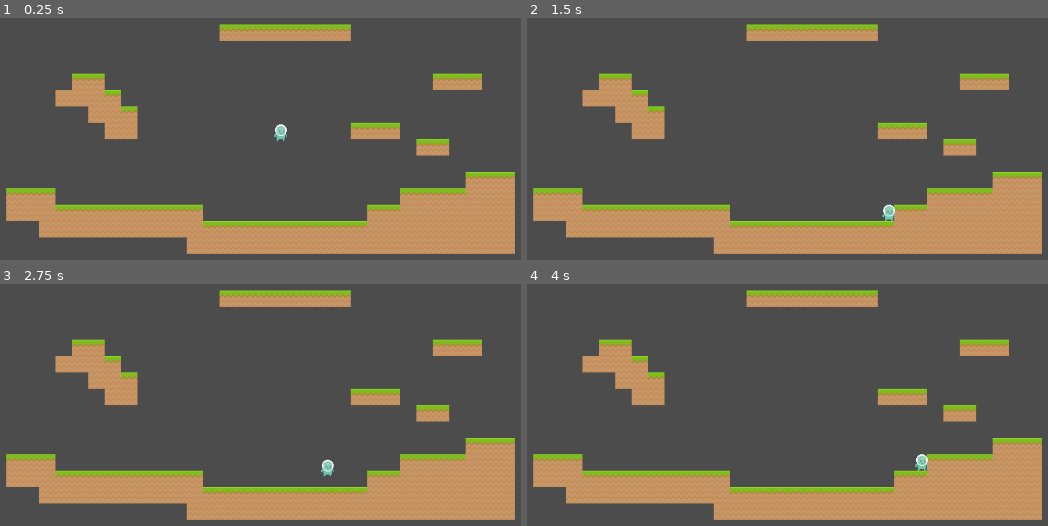
Above: before the commit, frames 1-4 (two rows, left to right).
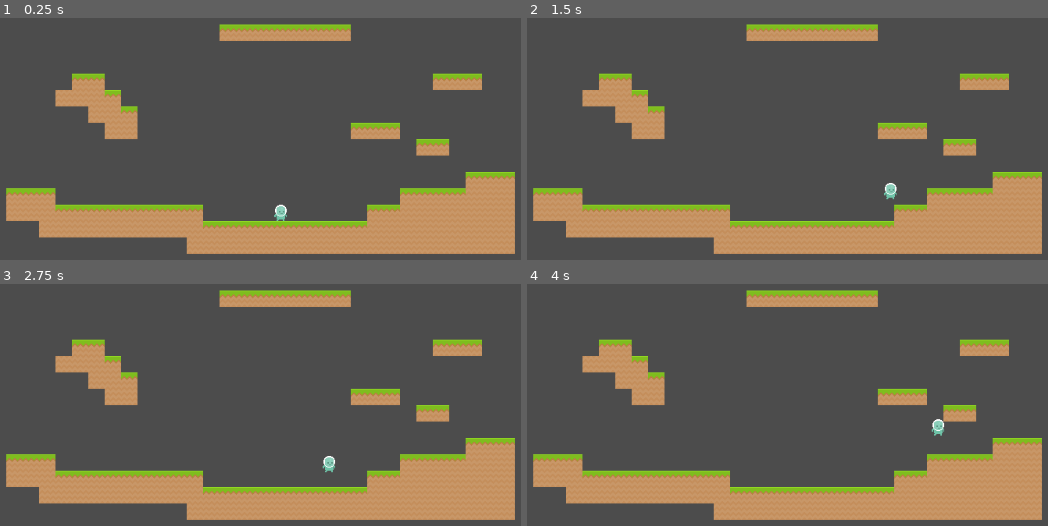
Above: after the commit, the same moments.

Repository: ItsSeaJay/montblanc-platinum
Game: Godot game, scene res://Main.tscn
The game is run twice, just before and just after one commit, with the same random seed, the same clock (stepped at 60 frames per second) and the same inputs.
Inputs:
- Up to frame 1 (0.25 s): no input
- Up to frame 2 (1.5 s): tap Enter (ui_accept) at 0.5, 0.77, 0.8, 1.07, 1.35 s; hold Right (ui_right) from 0.53 s (still down); tap Space (ui_select) at 0.6 s
- Up to frame 3 (2.75 s): tap Enter (ui_accept) at 1.52, 1.82, 2.3 s; tap Space (ui_select) at 1.55, 2.1 s; release Right (ui_right) at 2.03 s; hold Left (ui_left) from 2.03 s (still down)
- Up to frame 4 (4 s): release Left (ui_left) at 2.78 s; hold Right (ui_right) from 2.78 s (still down); tap Space (ui_select) at 2.85 s; tap Enter (ui_accept) at 3.02, 3.32, 3.6, 3.77 s

The runs differ from the first frame. In frame 1, 0.3% of the frame differs, in the area x 52-56%, y 43-84%; in frame 2, 0.3%; in frame 3, 0.1%; in frame 4, 0.3%.

Commit message:
Move state code into individual state scripts

Diff:
--- /dev/null
+++ b/player/JumpCancelState.gd
@@ -0,0 +1,17 @@
+extends State
+
+func update(delta):
+	if Input.is_action_pressed("ui_left"):
+		owner.velocity.x = Global.approach(owner.velocity.x, -owner.run_speed, owner.acceleration * delta)
+	elif Input.is_action_pressed("ui_right"):
+		owner.velocity.x = Global.approach(owner.velocity.x, owner.run_speed, owner.acceleration * delta)
+	else:
+		owner.velocity.x = Global.approach(owner.velocity.x, 0, owner.friction * delta)
+
+	owner.velocity.y += owner.jump_gravity_min * delta
+
+	if owner.velocity.y >= 0:
+		emit_signal("state_finished", "FallState")
+
+	if owner.is_on_floor():
+		emit_signal("state_finished", "IdleState")
--- a/player/Player.gd
+++ b/player/Player.gd
@@ -24,81 +24,7 @@
 var velocity = Vector2()
 var jumping = false
 
-var state = State.STATE_GROUNDED
-
 func _physics_process(delta):
-	var right = Input.is_action_pressed('ui_right')
-	var left = Input.is_action_pressed('ui_left')
-	var jump = Input.is_action_just_pressed('ui_select')
-	var jump_cancel = Input.is_action_just_released('ui_select')
-
-	print(str(state))
-
-	match(state):
-		State.STATE_GROUNDED:
-			if right:
-				velocity.x = Global.approach(velocity.x, run_speed, acceleration * delta)
-			elif left:
-				velocity.x = Global.approach(velocity.x, -run_speed, acceleration * delta)
-			else:
-				velocity.x = Global.approach(velocity.x, 0, friction * delta)
-
-			# NOTE: The player has to have gravity applied in this state to
-			#       prevent erratic state behavior
-			velocity.y += fall_gravity * delta
-
-			if is_on_floor():
-				if jump:
-					velocity.y = jump_speed
-					state = State.STATE_JUMP
-			else:
-				state = State.STATE_FALL
-		State.STATE_JUMP:
-			if right:
-				velocity.x = Global.approach(velocity.x, run_speed, acceleration * delta)
-			elif left:
-				velocity.x = Global.approach(velocity.x, -run_speed, acceleration * delta)
-			else:
-				velocity.x = Global.approach(velocity.x, 0, friction * delta)
-
-			velocity.y += jump_gravity_max * delta
-
-			if velocity.y >= 0:
-				state = State.STATE_FALL
-
-			if jump_cancel:
-				state = State.STATE_JUMP_CANCEL
-
-			if is_on_floor():
-				state = State.STATE_GROUNDED
-		State.STATE_JUMP_CANCEL:
-			if right:
-				velocity.x = Global.approach(velocity.x, run_speed, acceleration * delta)
-			elif left:
-				velocity.x = Global.approach(velocity.x, -run_speed, acceleration * delta)
-			else:
-				velocity.x = Global.approach(velocity.x, 0, friction * delta)
-
-			velocity.y += jump_gravity_min * delta
-
-			if velocity.y >= 0:
-				state = State.STATE_FALL
-
-			if is_on_floor():
-				state = State.STATE_GROUNDED
-		State.STATE_FALL:
-			if right:
-				velocity.x = Global.approach(velocity.x, run_speed, acceleration * delta)
-			elif left:
-				velocity.x = Global.approach(velocity.x, -run_speed, acceleration * delta)
-			else:
-				velocity.x = Global.approach(velocity.x, 0, friction * delta)
-
-			velocity.y += fall_gravity * delta
-
-			if is_on_floor():
-				state = State.STATE_GROUNDED
-
 	velocity = move_and_slide(velocity, Vector2.UP)
 
 func get_jump_speed(height, speed, distance):
--- a/player/Player.tscn
+++ b/player/Player.tscn
@@ -1,10 +1,13 @@
-[gd_scene load_steps=7 format=2]
+[gd_scene load_steps=10 format=2]
 
 [ext_resource path="res://player/tile_0020.png" type="Texture" id=1]
 [ext_resource path="res://player/Player.gd" type="Script" id=2]
-[ext_resource path="res://player/FiniteStateMachine.gd" type="Script" id=3]
-[ext_resource path="res://player/states/TestState.gd" type="Script" id=4]
+[ext_resource path="res://state/FiniteStateMachine.gd" type="Script" id=3]
+[ext_resource path="res://player/states/RunState.gd" type="Script" id=4]
 [ext_resource path="res://player/states/IdleState.gd" type="Script" id=5]
+[ext_resource path="res://player/states/JumpState.gd" type="Script" id=6]
+[ext_resource path="res://player/states/FallState.gd" type="Script" id=7]
+[ext_resource path="res://player/JumpCancelState.gd" type="Script" id=8]
 
 [sub_resource type="RectangleShape2D" id=1]
 extents = Vector2( 6, 10.5 )
@@ -20,10 +23,19 @@
 
 [node name="FiniteStateMachine" type="Node" parent="."]
 script = ExtResource( 3 )
-start_state = NodePath("TestState")
-
-[node name="TestState" type="Node" parent="FiniteStateMachine"]
-script = ExtResource( 4 )
+start_state = NodePath("IdleState")
 
 [node name="IdleState" type="Node" parent="FiniteStateMachine"]
 script = ExtResource( 5 )
+
+[node name="RunState" type="Node" parent="FiniteStateMachine"]
+script = ExtResource( 4 )
+
+[node name="JumpState" type="Node" parent="FiniteStateMachine"]
+script = ExtResource( 6 )
+
+[node name="JumpCancelState" type="Node" parent="FiniteStateMachine"]
+script = ExtResource( 8 )
+
+[node name="FallState" type="Node" parent="FiniteStateMachine"]
+script = ExtResource( 7 )
--- /dev/null
+++ b/player/states/FallState.gd
@@ -0,0 +1,14 @@
+extends State
+
+func update(delta):
+	if Input.is_action_pressed("ui_left"):
+		owner.velocity.x = Global.approach(owner.velocity.x, -owner.run_speed, owner.acceleration * delta)
+	elif Input.is_action_pressed("ui_right"):
+		owner.velocity.x = Global.approach(owner.velocity.x, owner.run_speed, owner.acceleration * delta)
+	else:
+		owner.velocity.x = Global.approach(owner.velocity.x, 0, owner.friction * delta)
+
+	owner.velocity.y += owner.fall_gravity * delta
+
+	if owner.is_on_floor():
+		emit_signal("state_finished", "IdleState")
--- a/player/states/IdleState.gd
+++ b/player/states/IdleState.gd
@@ -1,7 +1,14 @@
 extends State
 
-func handle_update(delta):
-	print(delta * 2)
+func update(delta):
+	if Input.is_action_pressed("ui_left") or Input.is_action_pressed("ui_right"):
+		emit_signal("state_finished", "RunState")
 
-	if Input.is_action_just_released("ui_accept"):
-		emit_signal("state_finished", "TestState")
+	owner.velocity.y += owner.fall_gravity
+
+	if owner.is_on_floor():
+		if Input.is_action_just_pressed("ui_accept"):
+			owner.velocity.y = owner.jump_speed
+			emit_signal("state_finished", "JumpState")
+	else:
+		emit_signal("state_finished", "FallState")
--- /dev/null
+++ b/player/states/JumpState.gd
@@ -0,0 +1,20 @@
+extends State
+
+func update(delta):
+	if Input.is_action_pressed("ui_left"):
+		owner.velocity.x = Global.approach(owner.velocity.x, -owner.run_speed, owner.acceleration * delta)
+	elif Input.is_action_pressed("ui_right"):
+		owner.velocity.x = Global.approach(owner.velocity.x, owner.run_speed, owner.acceleration * delta)
+	else:
+		owner.velocity.x = Global.approach(owner.velocity.x, 0, owner.friction * delta)
+
+	owner.velocity.y += owner.jump_gravity_max * delta
+
+	if owner.velocity.y >= 0:
+		emit_signal("state_finished", "FallState")
+
+	if Input.is_action_just_released("ui_accept"):
+		emit_signal("state_finished", "JumpCancelState")
+
+	if owner.is_on_floor():
+		owner.state = State.STATE_GROUNDED
--- /dev/null
+++ b/player/states/RunState.gd
@@ -0,0 +1,21 @@
+extends State
+
+func update(delta):
+	if Input.is_action_pressed("ui_left"):
+		owner.velocity.x = Global.approach(owner.velocity.x, -owner.run_speed, owner.acceleration * delta)
+	elif Input.is_action_pressed("ui_right"):
+		owner.velocity.x = Global.approach(owner.velocity.x, owner.run_speed, owner.acceleration * delta)
+	else:
+		owner.velocity.x = Global.approach(owner.velocity.x, 0, owner.friction * delta)
+
+	owner.velocity.y += owner.fall_gravity
+
+	if owner.is_on_floor():
+		if Input.is_action_just_pressed("ui_accept"):
+			owner.velocity.y = owner.jump_speed
+			emit_signal("state_finished", "JumpState")
+	else:
+		emit_signal("state_finished", "FallState")
+
+	if owner.velocity.x == 0:
+		emit_signal("state_finished", "IdleState")
--- a/project.godot
+++ b/project.godot
@@ -12,7 +12,7 @@
 "base": "Node",
 "class": "FiniteStateMachine",
 "language": "GDScript",
-"path": "res://player/FiniteStateMachine.gd"
+"path": "res://state/FiniteStateMachine.gd"
 }, {
 "base": "Node",
 "class": "State",
--- a/player/FiniteStateMachine.gd
+++ b/state/FiniteStateMachine.gd
@@ -7,23 +7,36 @@
 var _current_state
 
 func _ready():
+	assert(start_state != null)
+
 	for child in get_children():
 		if child is State:
 			states[child.name] = child
 			states[child.name].connect("state_finished", self, "_on_state_finished")
+			states[child.name].init()
 
 	_current_state = get_node(start_state)
+	_current_state.enter()
 
 func _input(event):
-	if _current_state.has_method("handle_input"):
-		_current_state.handle_input(event)
+	if _current_state.has_method("input"):
+		_current_state.input(event)
+
+func _process(delta):
+	print(_current_state.name)
 
 func _physics_process(delta):
-	if _current_state.has_method("handle_update"):
-		_current_state.handle_update(delta)
+	if _current_state.has_method("update"):
+		_current_state.update(delta)
 
 func change_state(new_state):
+	if _current_state.has_method("exit"):
+		_current_state.exit()
+
 	_current_state = states[new_state]
+
+	if _current_state.has_method("enter"):
+		_current_state.enter()
 
 func _on_state_finished(new_state):
 	change_state(new_state)
--- a/state/State.gd
+++ b/state/State.gd
@@ -3,8 +3,17 @@
 
 signal state_finished
 
-func handle_input(event):
+func init():
 	pass
 
-func handle_update(delta):
+func enter():
 	pass
+
+func exit():
+	pass
+
+func input(event):
+	pass
+
+func update(delta):
+	pass
